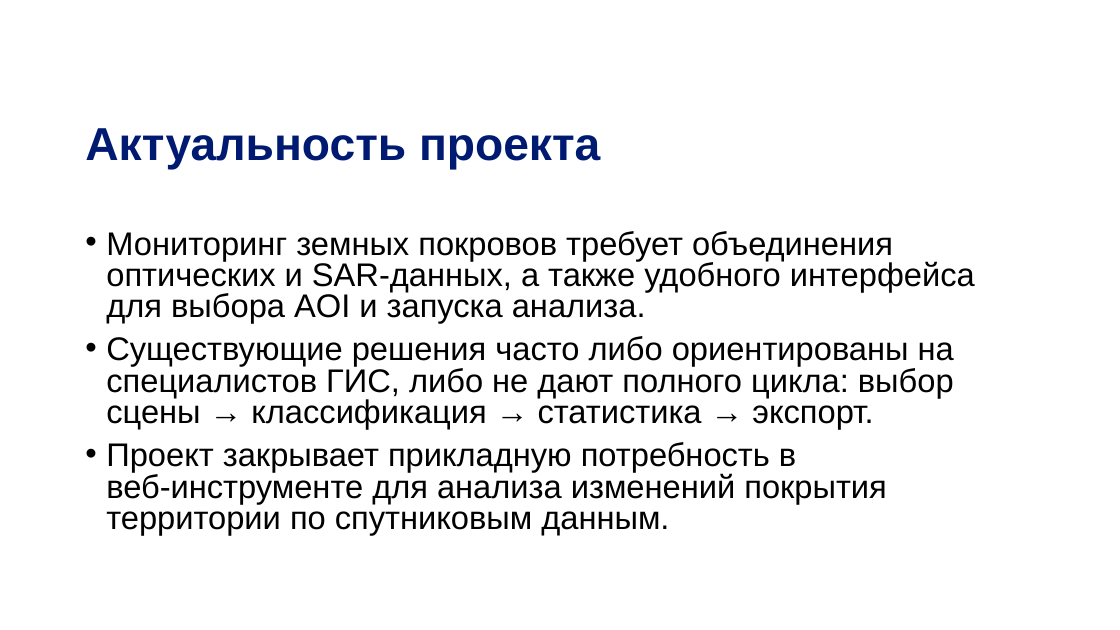
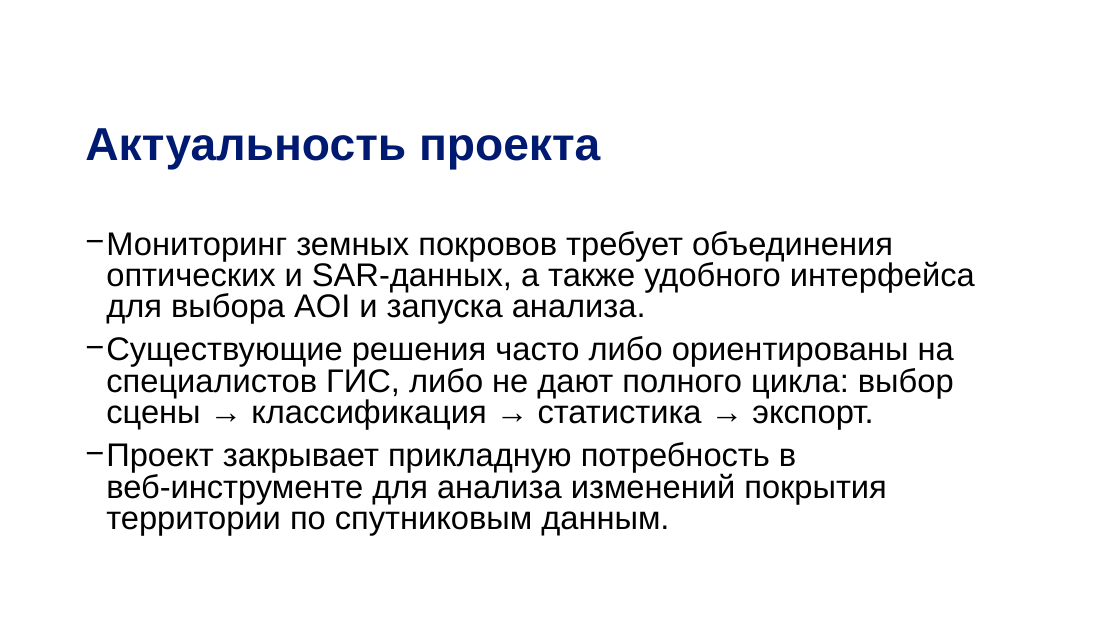
Before and after one commit to DinRazar/ispm, a slide deck: slide 2 of Работа_10_Этоговая преза УПИС.pptx. Drawn at 1120x630 pixels with LibreOffice and Linux fonts; fonts in the diff are those of the drawing; background and template pictures are left out. Boxes give left, top, right and bottom in pixels: in the first picture for what was removed or moved away, otherwise in the second. Text is boxed around its words. In the diff, an @@ line names an element or a change of style, - is before the commit and + after.

```diff
--- a/Работа_10_Этоговая преза УПИС.pptx
+++ b/Работа_10_Этоговая преза УПИС.pptx
@@ text "Мониторинг земных покровов требует объединения ..." at (106, 231, 975, 535): bullet • to − @@
```
Also in this commit, not shown: 7 other slides changed, 2 slides added.
